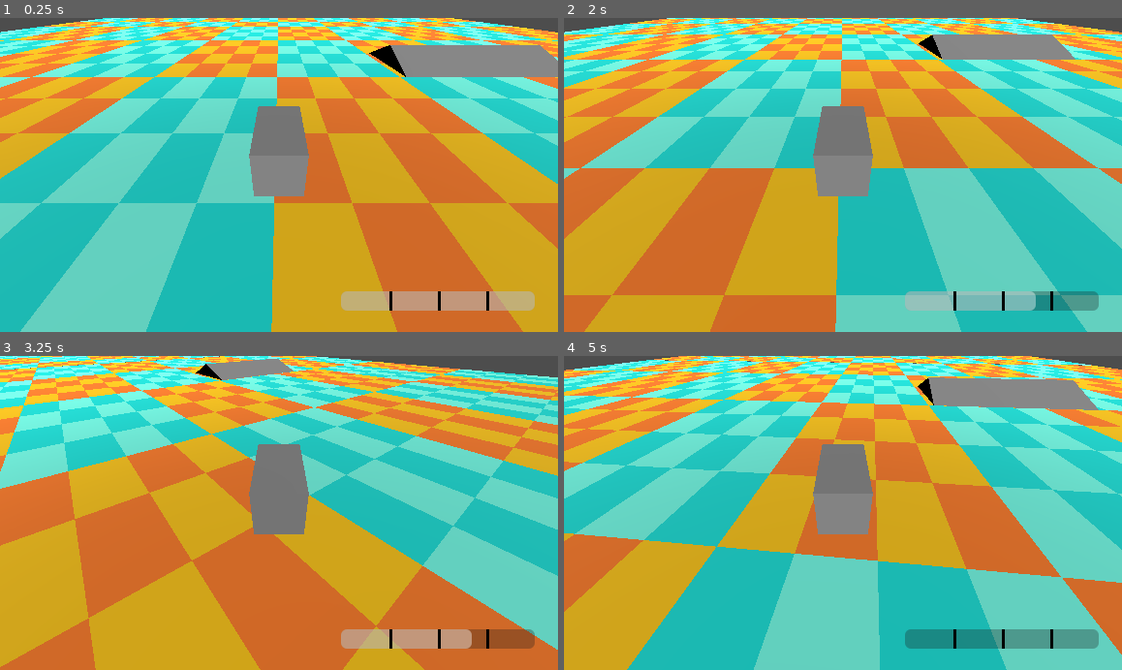
Above: before the commit, frames 1-4 (two rows, left to right).
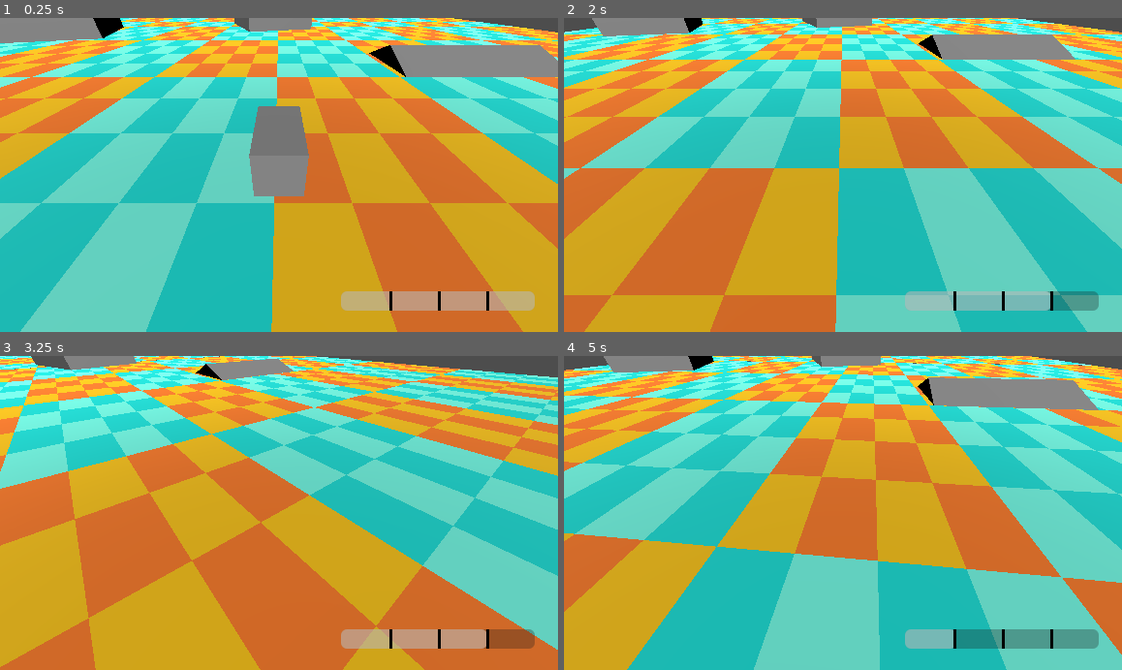
Above: after the commit, the same moments.

Repository: JesusRoberto64/microbusero
Game: Godot game, scene res://main.tscn
Two runs of this game, one before a commit and one after it. Both use one fixed random seed, a clock stepped at 60 frames per second and the inputs below.
Inputs:
- Up to frame 1 (0.25 s): no input
- Up to frame 2 (2 s): tap Enter at 0.5 s; hold Right (ui_right) 0.53-1.28 s; tap Space at 1.25 s; hold Down (ui_down) from 1.28 s (still down)
- Up to frame 3 (3.25 s): release Down (ui_down) at 2.03 s; hold Right (ui_right) 2.03-2.78 s; hold Up (ui_up) from 2.78 s (still down)
- Up to frame 4 (5 s): release Up (ui_up) at 3.53 s; hold Left (ui_left) from 3.53 s (still down)

The runs differ from the first frame. In frame 1, 2.0% of the frame differs, in the area x 0-56%, y 0-9%; in frame 2, 4.2%; in frame 3, 3.5%; in frame 4, 4.5%, in the area x 7-70%, y 0-94%.

Commit message:
fucionalidad basica de encargo, mejor feel del golpe mejor indidar ruta, y mucho mas

Diff:
--- a/live_bar.gd
+++ b/live_bar.gd
@@ -1,25 +1,25 @@
 extends ProgressBar
 
-@export var hp : float = 4
-var hp_blocs : int = 4
-var unit_hit
+@export var hp : float = 100.0
+@export var hp_blocs : int = 4
+var unit_hit : float
 
 func _ready() -> void:
-	unit_hit = size.x / hp
-	hp_blocs = float(hp - 1)
+	value = hp
+	unit_hit = max_value / hp_blocs
+
 	var seperator = $VSeparator
-
-	for i in hp_blocs-1:
+	for i in hp_blocs-2:
 		var inst = seperator.duplicate()
 		add_child(inst)
 
-	var step_length = unit_hit
+	var step_length = size.x / hp_blocs
 	for y in get_children():
 		y.position.x += step_length
-		step_length += unit_hit
+		step_length += size.x / hp_blocs
 
 func hurt(hit : float = unit_hit):
 	hp -= hit
-	value -= max_value / hp_blocs
+	value = hp
 	if hp <= 0.0:
 		get_tree().call_deferred("reload_current_scene")
--- a/main.tscn
+++ b/main.tscn
@@ -12,6 +12,44 @@
 [sub_resource type="BoxShape3D" id="BoxShape3D_0xm2m"]
 size = Vector3(1, 1, 1.975647)
 
+[sub_resource type="Animation" id="Animation_lquwl"]
+length = 0.001
+tracks/0/type = "value"
+tracks/0/imported = false
+tracks/0/enabled = true
+tracks/0/path = NodePath("MeshInstance3D:visible")
+tracks/0/interp = 1
+tracks/0/loop_wrap = true
+tracks/0/keys = {
+"times": PackedFloat32Array(0),
+"transitions": PackedFloat32Array(1),
+"update": 1,
+"values": [true]
+}
+
+[sub_resource type="Animation" id="Animation_7mycd"]
+resource_name = "hurt"
+length = 0.33333334
+loop_mode = 1
+tracks/0/type = "value"
+tracks/0/imported = false
+tracks/0/enabled = true
+tracks/0/path = NodePath("MeshInstance3D:visible")
+tracks/0/interp = 1
+tracks/0/loop_wrap = true
+tracks/0/keys = {
+"times": PackedFloat32Array(0, 0.26666668),
+"transitions": PackedFloat32Array(1, 1),
+"update": 1,
+"values": [false, true]
+}
+
+[sub_resource type="AnimationLibrary" id="AnimationLibrary_272bh"]
+_data = {
+&"RESET": SubResource("Animation_lquwl"),
+&"hurt": SubResource("Animation_7mycd")
+}
+
 [sub_resource type="PrismMesh" id="PrismMesh_0xm2m"]
 size = Vector3(6, 1, 9)
 
@@ -31,6 +69,12 @@
 
 [sub_resource type="ConcavePolygonShape3D" id="ConcavePolygonShape3D_0xm2m"]
 data = PackedVector3Array(32.5, 0, 32.5, 23.2143, 0, 32.5, 32.5, 0, 23.2143, 23.2143, 0, 32.5, 23.2143, 0, 23.2143, 32. …(6290 unchanged characters)…
+
+[sub_resource type="BoxMesh" id="BoxMesh_lquwl"]
+size = Vector3(8, 7, 10)
+
+[sub_resource type="ConcavePolygonShape3D" id="ConcavePolygonShape3D_7mycd"]
+data = PackedVector3Array(-4, 3.5, 5, 4, 3.5, 5, -4, -3.5, 5, 4, 3.5, 5, 4, -3.5, 5, -4, -3.5, 5, 4, 3.5, -5, -4, 3.5, -5, 4, -3.5, -5, -4, 3.5, -5, -4, -3.5, -5, 4, -3.5, -5, 4, 3.5, 5, 4, 3.5, -5, 4, -3.5, 5, 4, 3.5, -5, 4, -3.5, -5, 4, -3.5, 5, -4, 3.5, -5, -4, 3.5, 5, -4, -3.5, -5, -4, 3.5, 5, -4, -3.5, 5, -4, -3.5, -5, 4, 3.5, 5, -4, 3.5, 5, 4, 3.5, -5, -4, 3.5, 5, -4, 3.5, -5, 4, 3.5, -5, -4, -3.5, 5, 4, -3.5, 5, -4, -3.5, -5, 4, -3.5, 5, 4, -3.5, -5, -4, -3.5, -5)
 
 [sub_resource type="Curve3D" id="Curve3D_1bvp3"]
 _data = {
@@ -43,6 +87,9 @@
 grow_begin = 2.0
 thickness = 20
 
+[sub_resource type="RibbonTrailMesh" id="RibbonTrailMesh_lquwl"]
+sections = 2
+
 [node name="main" type="Node3D" unique_id=648834526]
 script = ExtResource("1_h2yge")
 
@@ -64,125 +111,171 @@
 transform = Transform3D(1, 0, 0, 0, 0.7506648, 0.66068316, 0, -0.66068316, 0.7506648, 0, 2.515326, 3.7870889)
 current = true
 
+[node name="AnimationPlayer" type="AnimationPlayer" parent="Micro_characer" unique_id=1088383961]
+libraries/ = SubResource("AnimationLibrary_272bh")
+
 [node name="DirectionalLight3D" type="DirectionalLight3D" parent="." unique_id=1513205522]
 transform = Transform3D(1, 0, 0, 0, 0.79043305, 0.6125484, 0, -0.6125484, 0.79043305, 0, 7.1999273, 0)
 
 [node name="Camera3D" type="Camera3D" parent="." unique_id=534714182]
 transform = Transform3D(0.055246413, 0, -0.99847275, 0, 1, 0, 0.99847275, 0, 0.055246413, -13.512085, 2, -2.2372036)
 
-[node name="terreno" type="Node3D" parent="." unique_id=418786867]
-
-[node name="prims" type="MeshInstance3D" parent="terreno" unique_id=1105296606]
+[node name="Terreno" type="Node3D" parent="." unique_id=418786867]
+
+[node name="prims" type="MeshInstance3D" parent="Terreno" unique_id=1105296606]
 transform = Transform3D(-0.0011518896, 0, -0.99999934, 0, 1, 0, 0.99999934, 0, -0.0011518896, 11.321748, 0.5057453, -11.812878)
 mesh = SubResource("PrismMesh_0xm2m")
 
-[node name="StaticBody3D" type="StaticBody3D" parent="terreno/prims" unique_id=227153968]
-
-[node name="CollisionShape3D" type="CollisionShape3D" parent="terreno/prims/StaticBody3D" unique_id=1675048047]
+[node name="StaticBody3D" type="StaticBody3D" parent="Terreno/prims" unique_id=227153968]
+
+[node name="CollisionShape3D" type="CollisionShape3D" parent="Terreno/prims/StaticBody3D" unique_id=1675048047]
 shape = SubResource("ConcavePolygonShape3D_h2yge")
 
-[node name="suelo" type="MeshInstance3D" parent="terreno" unique_id=1551931583]
+[node name="suelo" type="MeshInstance3D" parent="Terreno" unique_id=1551931583]
 transform = Transform3D(1, 0, 0, 0, 1, 0, 0, 0, 1, 0.008, 0, 0.56)
 mesh = SubResource("PlaneMesh_0xm2m")
 surface_material_override/0 = SubResource("StandardMaterial3D_h2yge")
 metadata/_edit_group_ = true
 
-[node name="StaticBody3D" type="StaticBody3D" parent="terreno/suelo" unique_id=1310128156]
-
-[node name="CollisionShape3D" type="CollisionShape3D" parent="terreno/suelo/StaticBody3D" unique_id=1854438882]
-shape = SubResource("ConcavePolygonShape3D_0xm2m")
-
-[node name="suelo2" type="MeshInstance3D" parent="terreno" unique_id=533788667]
+[node name="StaticBody3D" type="StaticBody3D" parent="Terreno/suelo" unique_id=1310128156]
+
+[node name="CollisionShape3D" type="CollisionShape3D" parent="Terreno/suelo/StaticBody3D" unique_id=1854438882]
+shape = SubResource("ConcavePolygonShape3D_0xm2m")
+
+[node name="suelo2" type="MeshInstance3D" parent="Terreno" unique_id=533788667]
 transform = Transform3D(1, 0, 0, 0, 1, 0, 0, 0, 1, 0.0020141602, 7.6293945e-06, -64.50444)
 mesh = SubResource("PlaneMesh_0xm2m")
 surface_material_override/0 = SubResource("StandardMaterial3D_h2yge")
 metadata/_edit_group_ = true
 
-[node name="StaticBody3D" type="StaticBody3D" parent="terreno/suelo2" unique_id=1486896780]
-
-[node name="CollisionShape3D" type="CollisionShape3D" parent="terreno/suelo2/StaticBody3D" unique_id=487380817]
-shape = SubResource("ConcavePolygonShape3D_0xm2m")
-
-[node name="suelo3" type="MeshInstance3D" parent="terreno" unique_id=1130412645]
+[node name="StaticBody3D" type="StaticBody3D" parent="Terreno/suelo2" unique_id=1486896780]
+
+[node name="CollisionShape3D" type="CollisionShape3D" parent="Terreno/suelo2/StaticBody3D" unique_id=487380817]
+shape = SubResource("ConcavePolygonShape3D_0xm2m")
+
+[node name="suelo3" type="MeshInstance3D" parent="Terreno" unique_id=1130412645]
 transform = Transform3D(1, 0, 0, 0, 1, 0, 0, 0, 1, 0.0020141602, 7.6293945e-06, -129.50444)
 mesh = SubResource("PlaneMesh_0xm2m")
 surface_material_override/0 = SubResource("StandardMaterial3D_h2yge")
 metadata/_edit_group_ = true
 
-[node name="StaticBody3D" type="StaticBody3D" parent="terreno/suelo3" unique_id=1619045609]
-
-[node name="CollisionShape3D" type="CollisionShape3D" parent="terreno/suelo3/StaticBody3D" unique_id=43873827]
-shape = SubResource("ConcavePolygonShape3D_0xm2m")
-
-[node name="suelo4" type="MeshInstance3D" parent="terreno" unique_id=1323238730]
+[node name="StaticBody3D" type="StaticBody3D" parent="Terreno/suelo3" unique_id=1619045609]
+
+[node name="CollisionShape3D" type="CollisionShape3D" parent="Terreno/suelo3/StaticBody3D" unique_id=43873827]
+shape = SubResource("ConcavePolygonShape3D_0xm2m")
+
+[node name="suelo4" type="MeshInstance3D" parent="Terreno" unique_id=1323238730]
 transform = Transform3D(1, 0, 0, 0, 1, 0, 0, 0, 1, -0.20509148, 0, -259.60678)
 mesh = SubResource("PlaneMesh_0xm2m")
 surface_material_override/0 = SubResource("StandardMaterial3D_h2yge")
 metadata/_edit_group_ = true
 
-[node name="StaticBody3D" type="StaticBody3D" parent="terreno/suelo4" unique_id=39063308]
-
-[node name="CollisionShape3D" type="CollisionShape3D" parent="terreno/suelo4/StaticBody3D" unique_id=259958622]
-shape = SubResource("ConcavePolygonShape3D_0xm2m")
-
-[node name="suelo5" type="MeshInstance3D" parent="terreno" unique_id=1415392360]
+[node name="StaticBody3D" type="StaticBody3D" parent="Terreno/suelo4" unique_id=39063308]
+
+[node name="CollisionShape3D" type="CollisionShape3D" parent="Terreno/suelo4/StaticBody3D" unique_id=259958622]
+shape = SubResource("ConcavePolygonShape3D_0xm2m")
+
+[node name="suelo5" type="MeshInstance3D" parent="Terreno" unique_id=1415392360]
 transform = Transform3D(1, 0, 0, 0, 1, 0, 0, 0, 1, -0.21835327, 7.6293945e-06, -194.5322)
 mesh = SubResource("PlaneMesh_0xm2m")
 surface_material_override/0 = SubResource("StandardMaterial3D_h2yge")
 metadata/_edit_group_ = true
 
-[node name="StaticBody3D" type="StaticBody3D" parent="terreno/suelo5" unique_id=604325230]
-
-[node name="CollisionShape3D" type="CollisionShape3D" parent="terreno/suelo5/StaticBody3D" unique_id=519281981]
-shape = SubResource("ConcavePolygonShape3D_0xm2m")
-
-[node name="suelo6" type="MeshInstance3D" parent="terreno" unique_id=1584085411]
+[node name="StaticBody3D" type="StaticBody3D" parent="Terreno/suelo5" unique_id=604325230]
+
+[node name="CollisionShape3D" type="CollisionShape3D" parent="Terreno/suelo5/StaticBody3D" unique_id=519281981]
+shape = SubResource("ConcavePolygonShape3D_0xm2m")
+
+[node name="suelo6" type="MeshInstance3D" parent="Terreno" unique_id=1584085411]
 transform = Transform3D(1, 0, 0, 0, 1, 0, 0, 0, 1, -0.088653564, 1.5258789e-05, -324.61972)
 mesh = SubResource("PlaneMesh_0xm2m")
 surface_material_override/0 = SubResource("StandardMaterial3D_h2yge")
 metadata/_edit_group_ = true
 
-[node name="StaticBody3D" type="StaticBody3D" parent="terreno/suelo6" unique_id=462126977]
-
-[node name="CollisionShape3D" type="CollisionShape3D" parent="terreno/suelo6/StaticBody3D" unique_id=168121990]
-shape = SubResource("ConcavePolygonShape3D_0xm2m")
-
-[node name="suelo7" type="MeshInstance3D" parent="terreno" unique_id=1803094770]
+[node name="StaticBody3D" type="StaticBody3D" parent="Terreno/suelo6" unique_id=462126977]
+
+[node name="CollisionShape3D" type="CollisionShape3D" parent="Terreno/suelo6/StaticBody3D" unique_id=168121990]
+shape = SubResource("ConcavePolygonShape3D_0xm2m")
+
+[node name="suelo7" type="MeshInstance3D" parent="Terreno" unique_id=1803094770]
 transform = Transform3D(1, 0, 0, 0, 1, 0, 0, 0, 1, -195, 0, 0)
 mesh = SubResource("PlaneMesh_0xm2m")
 surface_material_override/0 = SubResource("StandardMaterial3D_h2yge")
 metadata/_edit_lock_ = true
 metadata/_edit_group_ = true
 
-[node name="StaticBody3D" type="StaticBody3D" parent="terreno/suelo7" unique_id=44309465]
-
-[node name="CollisionShape3D" type="CollisionShape3D" parent="terreno/suelo7/StaticBody3D" unique_id=92571718]
-shape = SubResource("ConcavePolygonShape3D_0xm2m")
-
-[node name="suelo8" type="MeshInstance3D" parent="terreno" unique_id=1113855684]
+[node name="StaticBody3D" type="StaticBody3D" parent="Terreno/suelo7" unique_id=44309465]
+
+[node name="CollisionShape3D" type="CollisionShape3D" parent="Terreno/suelo7/StaticBody3D" unique_id=92571718]
+shape = SubResource("ConcavePolygonShape3D_0xm2m")
+
+[node name="suelo8" type="MeshInstance3D" parent="Terreno" unique_id=1113855684]
 transform = Transform3D(1, 0, 0, 0, 1, 0, 0, 0, 1, -129.99799, 7.6293945e-06, -0.5044403)
 mesh = SubResource("PlaneMesh_0xm2m")
 surface_material_override/0 = SubResource("StandardMaterial3D_h2yge")
 metadata/_edit_group_ = true
 
-[node name="StaticBody3D" type="StaticBody3D" parent="terreno/suelo8" unique_id=1160837866]
-
-[node name="CollisionShape3D" type="CollisionShape3D" parent="terreno/suelo8/StaticBody3D" unique_id=239297493]
-shape = SubResource("ConcavePolygonShape3D_0xm2m")
-
-[node name="suelo9" type="MeshInstance3D" parent="terreno" unique_id=1747566319]
+[node name="StaticBody3D" type="StaticBody3D" parent="Terreno/suelo8" unique_id=1160837866]
+
+[node name="CollisionShape3D" type="CollisionShape3D" parent="Terreno/suelo8/StaticBody3D" unique_id=239297493]
+shape = SubResource("ConcavePolygonShape3D_0xm2m")
+
+[node name="suelo9" type="MeshInstance3D" parent="Terreno" unique_id=1747566319]
 transform = Transform3D(1, 0, 0, 0, 1, 0, 0, 0, 1, -129.99799, 7.6293945e-06, 64.49556)
 mesh = SubResource("PlaneMesh_0xm2m")
 surface_material_override/0 = SubResource("StandardMaterial3D_h2yge")
 metadata/_edit_group_ = true
 
-[node name="StaticBody3D" type="StaticBody3D" parent="terreno/suelo9" unique_id=988505334]
-
-[node name="CollisionShape3D" type="CollisionShape3D" parent="terreno/suelo9/StaticBody3D" unique_id=137547950]
-shape = SubResource("ConcavePolygonShape3D_0xm2m")
+[node name="StaticBody3D" type="StaticBody3D" parent="Terreno/suelo9" unique_id=988505334]
+
+[node name="CollisionShape3D" type="CollisionShape3D" parent="Terreno/suelo9/StaticBody3D" unique_id=137547950]
+shape = SubResource("ConcavePolygonShape3D_0xm2m")
+
+[node name="Edificios" type="Node3D" parent="." unique_id=1547952820]
+
+[node name="MeshInstance3D" type="MeshInstance3D" parent="Edificios" unique_id=1219502011]
+transform = Transform3D(0.9439681, 0, 0.33003664, 0, 1, 0, -0.33003664, 0, 0.9439681, -1.2230091, 2.4720764, -32.56107)
+mesh = SubResource("BoxMesh_lquwl")
+metadata/_edit_group_ = true
+
+[node name="StaticBody3D" type="StaticBody3D" parent="Edificios/MeshInstance3D" unique_id=850372064]
+
+[node name="CollisionShape3D" type="CollisionShape3D" parent="Edificios/MeshInstance3D/StaticBody3D" unique_id=997855112]
+shape = SubResource("ConcavePolygonShape3D_7mycd")
+
+[node name="MeshInstance3D2" type="MeshInstance3D" parent="Edificios" unique_id=1540047073]
+transform = Transform3D(0.9439681, 0, 0.33003664, 0, 1.7167821, 0, -0.33003664, 0, 0.9439681, -22.863453, 5.4926796, -24.994987)
+mesh = SubResource("BoxMesh_lquwl")
+metadata/_edit_group_ = true
+
+[node name="StaticBody3D" type="StaticBody3D" parent="Edificios/MeshInstance3D2" unique_id=1485974414]
+
+[node name="CollisionShape3D" type="CollisionShape3D" parent="Edificios/MeshInstance3D2/StaticBody3D" unique_id=13183397]
+shape = SubResource("ConcavePolygonShape3D_7mycd")
+
+[node name="MeshInstance3D3" type="MeshInstance3D" parent="Edificios" unique_id=1726732599]
+transform = Transform3D(0.9439681, 0, 0.33003664, 0, 1.7167821, 0, -0.33003664, 0, 0.9439681, -2.9803047, 5.4926815, -73.28194)
+mesh = SubResource("BoxMesh_lquwl")
+metadata/_edit_group_ = true
+
+[node name="StaticBody3D" type="StaticBody3D" parent="Edificios/MeshInstance3D3" unique_id=832737128]
+
+[node name="CollisionShape3D" type="CollisionShape3D" parent="Edificios/MeshInstance3D3/StaticBody3D" unique_id=854415132]
+shape = SubResource("ConcavePolygonShape3D_7mycd")
+
+[node name="MeshInstance3D4" type="MeshInstance3D" parent="Edificios" unique_id=1741335586]
+transform = Transform3D(-0.007128409, 0, 5.7476773, 0, 1.7167821, 0, -0.41929093, 0, -0.09771688, -3.2014506, 4.83451, -214.3589)
+mesh = SubResource("BoxMesh_lquwl")
+metadata/_edit_group_ = true
+
+[node name="StaticBody3D" type="StaticBody3D" parent="Edificios/MeshInstance3D4" unique_id=226490419]
+
+[node name="CollisionShape3D" type="CollisionShape3D" parent="Edificios/MeshInstance3D4/StaticBody3D" unique_id=663772421]
+shape = SubResource("ConcavePolygonShape3D_7mycd")
 
 [node name="Ruta" type="Path3D" parent="." unique_id=1813954835]
 curve = SubResource("Curve3D_1bvp3")
+debug_custom_color = Color(0.9522987, 0.3154525, 0.6895205, 1)
 
 [node name="PathFroward" type="PathFollow3D" parent="Ruta" unique_id=997272878]
 transform = Transform3D(0.96696985, 0, 0.25473505, 0, 1, 0, -0.25473505, 0, 0.96696985, -0.537554, 0, -3.8777053)
@@ -224,7 +317,6 @@
 offset_bottom = -22.0
 grow_horizontal = 0
 grow_vertical = 0
-value = 100.0
 show_percentage = false
 script = ExtResource("5_lquwl")
 
@@ -235,3 +327,8 @@
 offset_right = 4.0
 grow_vertical = 2
 theme_override_styles/separator = SubResource("StyleBoxLine_lquwl")
+
+[node name="MeshInstance3D" type="MeshInstance3D" parent="." unique_id=2115300616]
+transform = Transform3D(1, 0, 0, 0, 1, 0, 0, 0, 1, 0, 14.52519, 0)
+rotation_edit_mode = 2
+mesh = SubResource("RibbonTrailMesh_lquwl")
--- a/overlord.gd
+++ b/overlord.gd
@@ -11,13 +11,19 @@
 
 var curve: Curve3D
 
+signal recover_micro
+
 func _ready():
 	curve = route.curve
+	microbus.hited.connect(hurt_micro)
+	recover_micro.connect(microbus.recover)
 
 func _process(delta):
 	if timer > 0.0:
 		timer -= delta
-		if timer < 0.0: timer = 0.0
+		if timer < 0.0:
+			timer = 0.0
+			recover_micro.emit()
 	elif timer == 0.0:
 		var route_point = curve.get_closest_point(microbus.position)
 
@@ -25,9 +31,9 @@
 		var distance_to_route = abs(diff_points.length())
 
 		if distance_to_route > 5.0:
-			live_bar.hurt(1.0)
+			live_bar.hurt()
+			microbus.hurt()
 			timer = timer_limit
-
 
 	# Movimiento de ruta
 	var micro_offset = curve.get_closest_offset(microbus.position)
@@ -40,3 +46,8 @@
 	elif micro_offset <= path_backward.progress - vision_offset:
 		path_backward.progress = micro_offset - vision_step
 		path_forward.progress = path_backward.progress + (vision_offset + vision_step)
+
+func hurt_micro():
+	microbus.hurt()
+	live_bar.hurt()
+	timer = timer_limit
--- a/vehicle_characer.gd
+++ b/vehicle_characer.gd
@@ -8,6 +8,10 @@
 var gravity = 9.8
 
 var floor_limit = 0.5
+
+@onready var anim = $AnimationPlayer
+signal hited
+var is_hurt = false
 
 func _ready():
 	stearig_angle = deg_to_rad(stearig_angle)
@@ -43,5 +47,16 @@
 
 	move_and_slide()
 
+	if is_on_wall() and not is_hurt:
+		hited.emit()
+		is_hurt = true
+
 	position.y = max(position.y, floor_limit)
 	pass
+
+func recover():
+	anim.play("RESET")
+	is_hurt = false
+
+func hurt():
+	anim.play("hurt")
